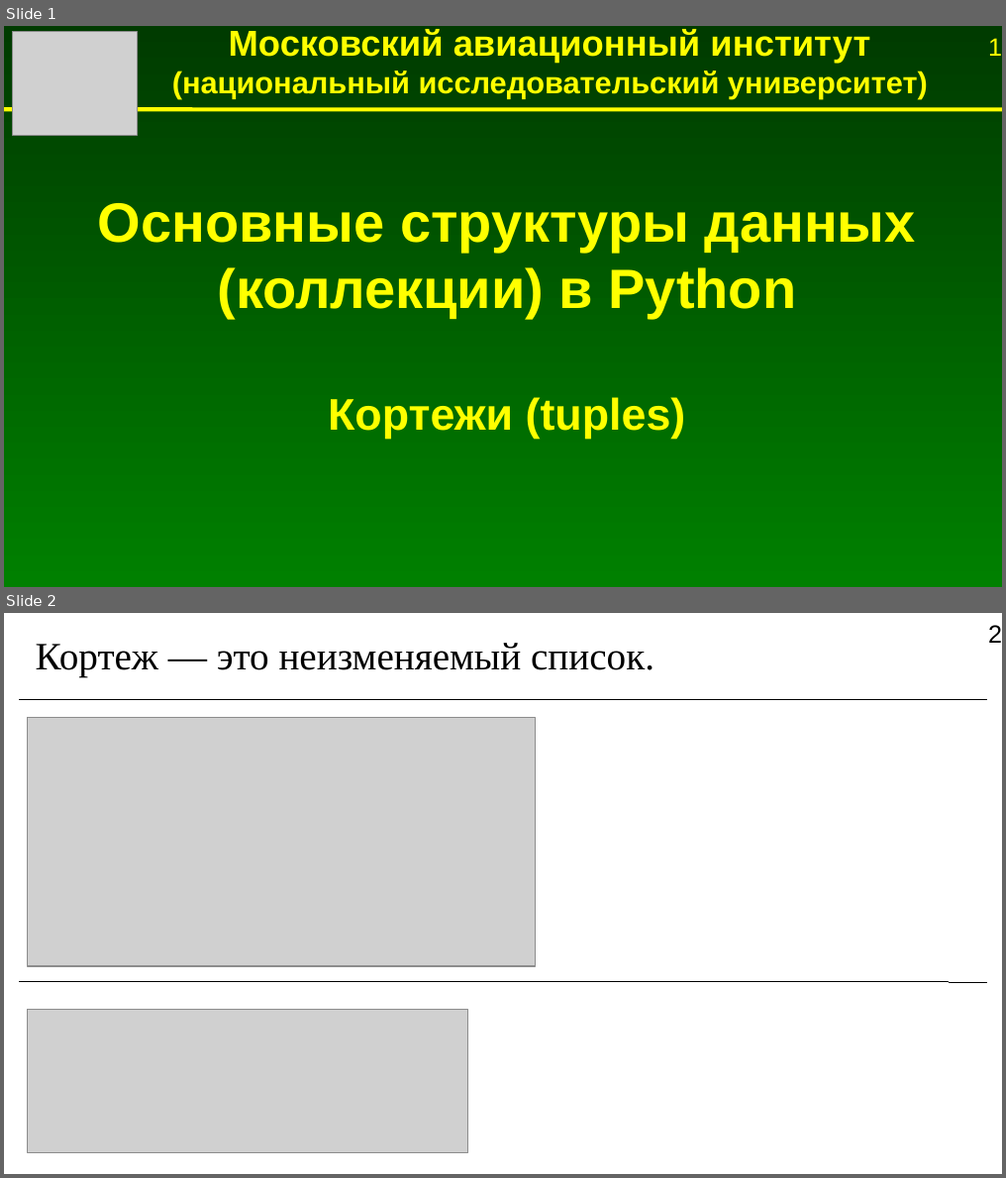
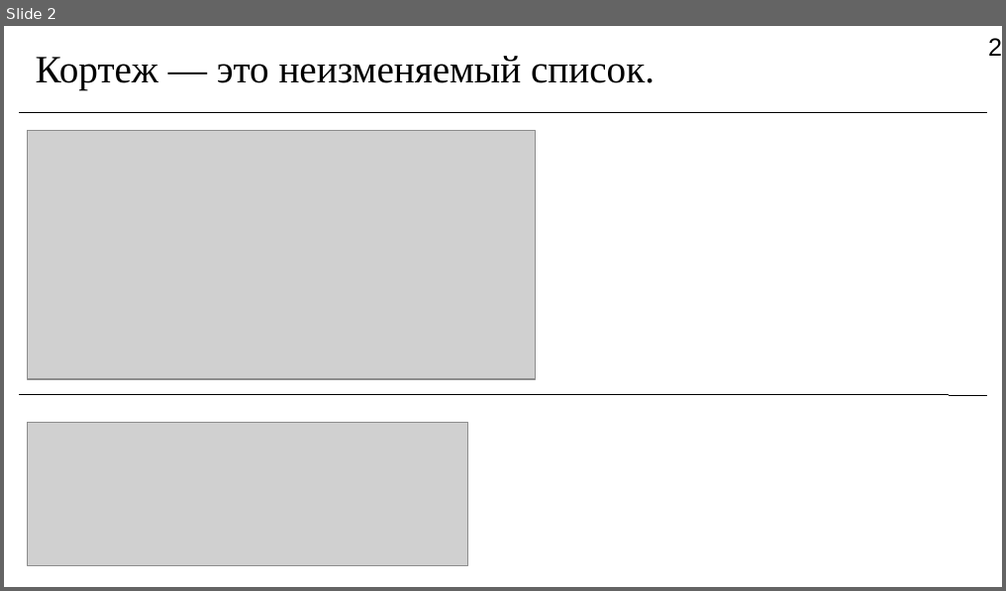
Before and after one commit to Jenyay/modelling, a slide deck: python language/presentations/05. Basic data structures. Tuples.odp. Shown one above the other, each under a label of ours: slides 1 and 2 before the commit, slide 2 after it. The pictures are 1006x1178 and 1006x591 pixels, drawn with LibreOffice and Linux fonts; fonts in the diff are those of the drawing; grey boxes stand for pictures. Boxes give left, top, right and bottom in pixels: in the first picture for what was removed or moved away, otherwise in the second. Text is boxed around its words. In the diff, an @@ line names an element or a change of style, - is before the commit and + after.

Commit message:
Оформительские исправления в презентациях про Python

```diff
--- a/python language/presentations/05. Basic data structures. Tuples.odp
+++ b/python language/presentations/05. Basic data structures. Tuples.odp
@@ slide 1 removed at <box>4,26,1002,587</box>, background gradient #003B00 to #008000; not listed: 1 template element that a slide beside it also shows @@
@@ picture removed at <box>12,31,137,135</box> @@
@@ text removed at <box>172,29,928,99</box> @@
-Московский авиационный институт
-(национальный исследовательский университет)
@@ line removed from (4, 110) to (1002, 110) @@
@@ text removed at <box>98,203,916,439</box> @@
-Основные структуры данных (коллекции) в Python
-Кортежи (tuples)
```
Also in this commit, not shown: 1 slide added, 11 other files.
